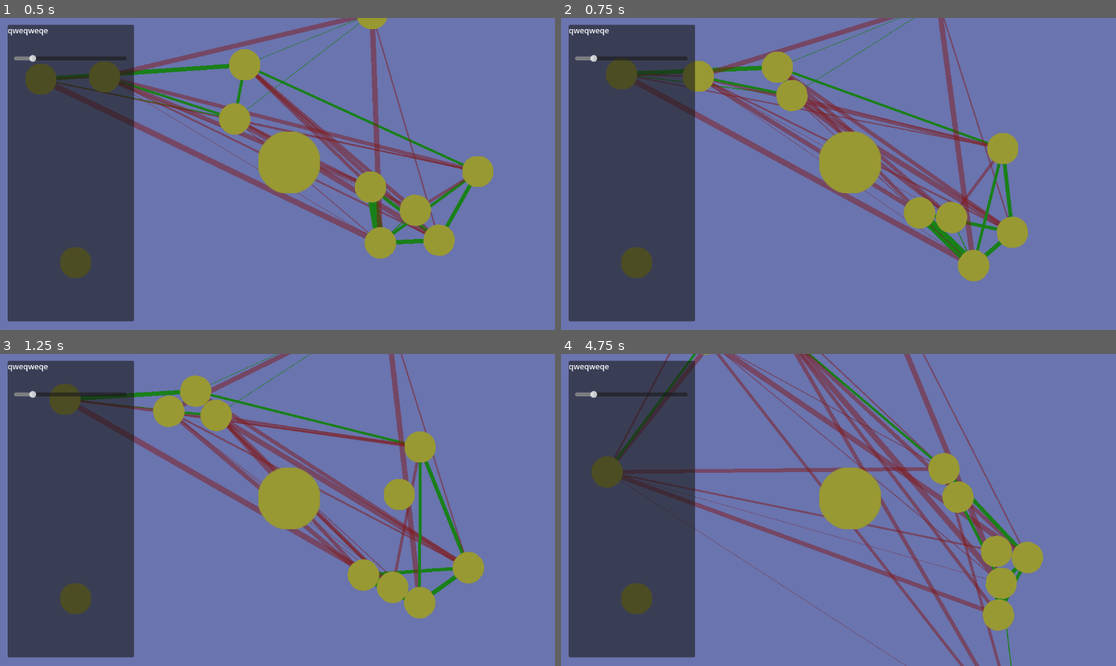
Above: before the commit, frames 1-4 (two rows, left to right).
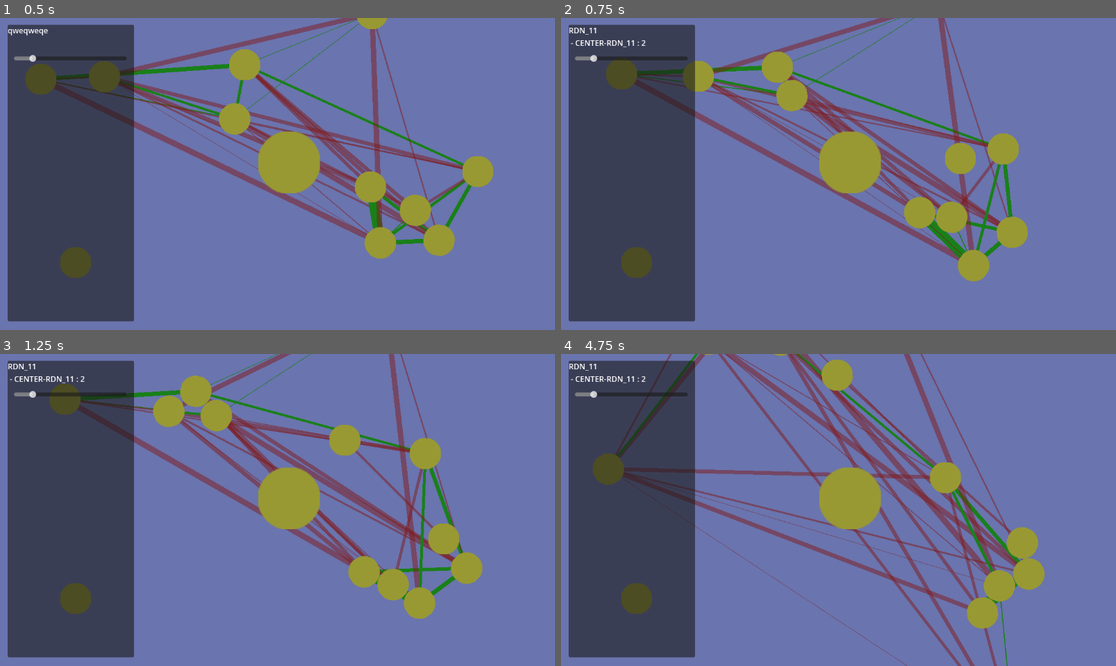
Above: after the commit, the same moments.

Repository: Ravath/SpacialOptimizer
Game: Godot game, scene res://Scenes/RigidSim.tscn
Two runs of this game, one before a commit and one after it. Both use one fixed random seed, a clock stepped at 60 frames per second and the inputs below.
Inputs (mouse positions are in pixels of both pictures, inside the frame that each line leads up to):
- Up to frame 1 (0.5 s): no input
- Up to frame 2 (0.75 s): move the mouse to (960, 158) at 0.52 s; tap E (create_node, bound only after the commit) at 0.6 s; click (960, 158) at 0.67 s
- Up to frame 3 (1.25 s): tap D (create_node, bound only before the commit) at 0.8 s
- Up to frame 4 (4.75 s): drag from (727, 525) to (810, 572) at 1.27 s; move the mouse to (894, 441) at 2.02 s; tap F (set_fixed) at 2.1 s; click (894, 441) at 2.17 s; tap C (split_node, bound only after the commit) at 2.3 s; drag from (810, 572) to (672, 463) at 2.77 s; move the mouse to (1005, 556) at 3.52 s; tap W (add_amitie) at 3.6 s; click (1005, 556) at 3.67 s; tap D (create_node, bound only before the commit) at 3.8 s; tap Space (pause) at 4.15 s; drag from (672, 463) to (755, 432) at 4.27 s

Frame 1 is identical in both runs. In frame 2, 1.2% of the frame differs, in the area x 1-85%, y 3-77%; in frame 3, 5.7%; in frame 4, 12%, in the area x 1-88%, y 0-100%.

Commit message:
division and random split implementation

Diff:
--- a/Scenes/NodeCollection.gd
+++ b/Scenes/NodeCollection.gd
@@ -51,6 +51,72 @@
 
 	# connect selection event
 	n.connect("node_selected", get_parent().info_panel.set_node)
+
+	return n
+
+func duplicate_node(node_model) :
+	var new_node = add_sim_node(node_model.position + Vector2(2,2))
+	# copy forces
+	for f in node_model.forces :
+		add_force(new_node, f.other(node_model), f.force/VITESSE)
+	# add repulsive forces for them to be 'distinct'
+	add_force(new_node, node_model, -5)
+
+func split_node(node_model) :
+	# TODO : if forces are <= 2 : trivial
+	var clock = []
+	var misc = []
+	for f in node_model.forces :
+		if f.force > 0 and not f.center_force():
+			var direction = f.other(node_model).position - node_model.position
+			var angle = direction.angle() # RADIAN
+			clock.append([angle, f])
+		else :
+			misc.append(f)
+	if clock.size() <= 1 :
+		pass
+	elif clock.size() == 2 :
+		var new_node = add_sim_node(node_model.position + Vector2(2,2))
+		# copy repulsive and center forces
+		for f in misc :
+			if f.force < 0 :
+				add_force(new_node, f.other(node_model), f.force/VITESSE)
+		# one attractive force for each
+		var permute = clock[0][1]
+		permute.change(node_model, new_node)
+	else :
+		var si = find_best_split_index(clock)
+		var new_node = add_sim_node(node_model.position + Vector2(2,2))
+		# copy repulsive and center forces
+		for f in misc :
+			if f.force < 0 :
+				add_force(new_node, f.other(node_model), f.force/VITESSE)
+		# one attractive force for each
+		for i in range(0,si) :
+			var permute = clock[i][1]
+			permute.change(node_model, new_node)
+
+func find_best_split_index(clock) :
+	clock.sort_custom(func custom_comparison(a,b) : return a[0] < b[0])
+	return clock.size() / 2
+	# TODO implement auto split
+	# Auto split intent : test every split angle, and use the one with :
+	# - separating the forces in two groups of similar size
+	# - the 2 normal vectors of the split have the minimum Standard deviation
+	#	with the vectors of the group pf same orientation.
+	#	(the sum of the 2 SD is minimum)
+	#var best = clock.size()
+	#var best_index = 0
+	#var index0
+	#var index1
+	#for c in clock :
+		#index1 = index0 + 1
+		#for i in range(index1, clock.size()) :
+			#if clock[i][0] > c[0] :
+				#var score = i - index0
+		#var target = c[0] + PI/2
+		#index0 +=1
+	#return 0
 
 func remove_from_array(ar, el) :
 	var index = ar.find(el)
--- a/Script/RigidForce.gd
+++ b/Script/RigidForce.gd
@@ -31,17 +31,39 @@
 	targetA.forces.append(self)
 	targetB.forces.append(self)
 
+func other(node_model) :
+	if targetA == node_model :
+		return targetB
+	return targetA
+
+func center_force() :
+	return targetA.node_name == "CENTER" or targetB.node_name == "CENTER"
+
+func change(prev_target, new_target) :
+	if targetA == prev_target :
+		targetA.forces.remove_at(targetA.forces.find(self))
+		targetA = new_target
+		targetA.forces.append(self)
+	else :
+		targetB.forces.remove_at(targetB.forces.find(self))
+		targetB = new_target
+		targetB.forces.append(self)
+
 func apply_forces():
+	# Check nodes exist
 	if not targetA :
 		print(targetB.node_name)
 		return
 	if not targetB :
 		print(targetA.node_name)
 		return
+
+	# get force vector
 	var direction = targetB.position - targetA.position
 	var dist = direction.length ()
 	direction = direction.normalized()
 
+	# Get force direction and strenght
 	var vf
 	if force > 0 :
 		# friends
@@ -49,6 +71,7 @@
 	else :
 		# foes
 		vf = direction * force / pow(dist/foe_dist_factor, 2)
+	# limit max forces
 	if vf.x > MAX_FORCE :
 		vf.x = MAX_FORCE
 	if vf.y > MAX_FORCE :
@@ -58,6 +81,7 @@
 	if vf.y < -MAX_FORCE :
 		vf.y = -MAX_FORCE
 
+	# apply forces on both nodes A and B
 	var node = targetA as RigidBody2D
 	if not node:
 		print("should be")
--- a/Script/RigidNode.gd
+++ b/Script/RigidNode.gd
@@ -48,21 +48,13 @@
 	fixed = new_fixed
 	fixed_position = position
 
-var s = 0
-var mouse_over = false
 func _process(_delta):
 	# if is dragged by the mouse, follow the mouse position
 	if drag :
 		position = start_position + get_global_mouse_position() - drag_start_position
 	elif fixed :
 		position = fixed_position
-	#if node_name == "CENTER" :
-		#if mouse_over:
-			#print("OVER")
-		#else :
-			#print("NOT")
-	mouse_over = false
-#
+
 func _on_Control_gui_input(event):
 	if event is InputEventMouseButton :
 		# If pressed by the mouse, start dragging
@@ -75,5 +67,3 @@
 		if not event.pressed and event.button_index == MOUSE_BUTTON_LEFT :
 			drag = false
 			fixed_position = self.position
-	else :
-		mouse_over = true
--- a/Script/RigidSim.gd
+++ b/Script/RigidSim.gd
@@ -24,6 +24,10 @@
 		$NodeCollection.add_force(current_node_hover, info_panel.current_node, -1)
 	if Input.is_action_just_pressed("pause") :
 		$NodeCollection.swap_pause()
+	if Input.is_action_just_pressed("duplicate_node") and current_node_hover :
+		$NodeCollection.duplicate_node(current_node_hover)
+	if Input.is_action_just_pressed("split_node") and current_node_hover :
+		$NodeCollection.split_node(current_node_hover)
 
 
 func _physics_process(_delta):
--- a/project.godot
+++ b/project.godot
@@ -43,7 +43,7 @@
 }
 create_node={
 "deadzone": 0.5,
-"events": [Object(InputEventKey,"resource_local_to_scene":false,"resource_name":"","device":-1,"window_id":0,"alt_pressed":false,"shift_pressed":false,"ctrl_pressed":false,"meta_pressed":false,"pressed":false,"keycode":0,"physical_keycode":68,"key_label":0,"unicode":100,"echo":false,"script":null)
+"events": [Object(InputEventKey,"resource_local_to_scene":false,"resource_name":"","device":-1,"window_id":0,"alt_pressed":false,"shift_pressed":false,"ctrl_pressed":false,"meta_pressed":false,"pressed":false,"keycode":0,"physical_keycode":69,"key_label":0,"unicode":101,"echo":false,"script":null)
 ]
 }
 delete_node={
@@ -71,6 +71,16 @@
 "events": [Object(InputEventKey,"resource_local_to_scene":false,"resource_name":"","device":-1,"window_id":0,"alt_pressed":false,"shift_pressed":false,"ctrl_pressed":false,"meta_pressed":false,"pressed":false,"keycode":0,"physical_keycode":83,"key_label":0,"unicode":115,"echo":false,"script":null)
 ]
 }
+duplicate_node={
+"deadzone": 0.5,
+"events": [Object(InputEventKey,"resource_local_to_scene":false,"resource_name":"","device":-1,"window_id":0,"alt_pressed":false,"shift_pressed":false,"ctrl_pressed":false,"meta_pressed":false,"pressed":false,"keycode":0,"physical_keycode":68,"key_label":0,"unicode":100,"echo":false,"script":null)
+]
+}
+split_node={
+"deadzone": 0.5,
+"events": [Object(InputEventKey,"resource_local_to_scene":false,"resource_name":"","device":-1,"window_id":0,"alt_pressed":false,"shift_pressed":false,"ctrl_pressed":false,"meta_pressed":false,"pressed":false,"keycode":0,"physical_keycode":67,"key_label":0,"unicode":99,"echo":false,"script":null)
+]
+}
 
 [physics]
 
